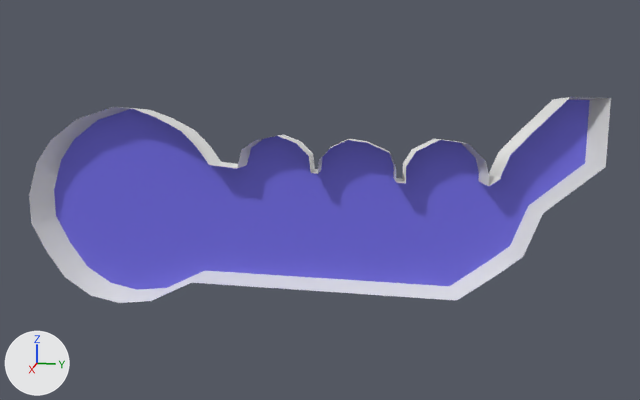
The FBX model Assets/_Art/Meshes/Mesh_UI_Dice.fbx as it was, and as the next commit left it.
Camera for both pictures: a 50 mm camera at (8.59, 1.73, 2.04) aimed at (0.89, 0.19, 0.11). Arrows for +X, +Y and +Z are at lower left; the lights stay in place. Vertices at the same position are counted once.

The older version as bpy lines, for what is in view:
```python
me_plane = bpy.data.meshes.new('Plane')
me_plane.from_pydata(...)  # 102 vertices, 52 faces; spans x 0.84..1.03, y -2.64..2.61, z -0.97..1.12
# faces by material slot: [51, 1]
me_plane.materials.append(mat_material_001)  # white #e7e7e7
me_plane.materials.append(mat_material_002)  # blue #736ee7
ob_plane = bpy.data.objects.new('Plane', me_plane)
ob_plane.location = (0.0, 0.0, 0.0)
ob_plane.rotation_euler = (0.0, 3.142, 0.0)  # degrees (0, 180, 0)
ob_plane.scale = (-1.0, -1.0, -1.0)
```
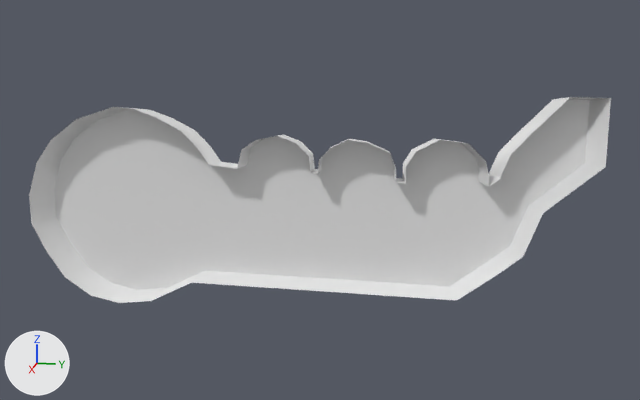
Where the change shows, as pixel boxes (x1, y1, x2, y2) in the pictures (640 x 400 px):
part 1 of me_plane, recoloured (blue to white): (54, 100, 590, 290) in both

The change, as a diff of the scene's bpy script:
```diff
--- a/Assets/_Art/Meshes/Mesh_UI_Dice.fbx.py
+++ b/Assets/_Art/Meshes/Mesh_UI_Dice.fbx.py
@@ me_plane @@
 me_plane.from_pydata(...)  # 102 vertices, 52 faces; spans x 0.84..1.03, y -2.64..2.61, z -0.97..1.12
 # used by ob_plane; location = (0.0, 0.0, 0.0); rotation_euler = (0.0, 3.142, 0.0), in degrees (0, 180, 0); scale = (-1.0, -1.0, -1.0)
-me_plane.materials.append(mat_material_001)  # white #e7e7e7
+# me_plane part 1: all 1 face that had it switch from mat_material_002 (blue #736ee7) to no material
```
